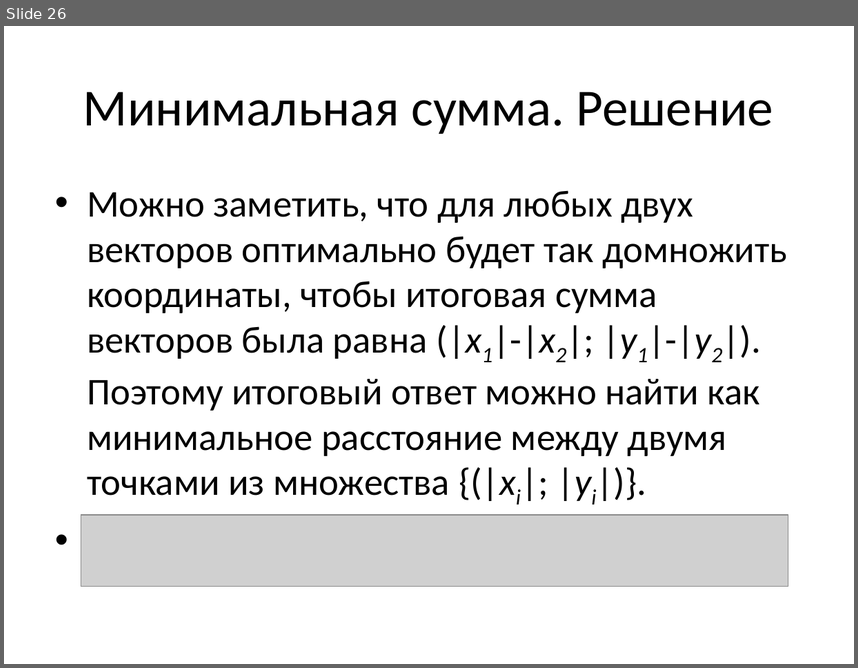
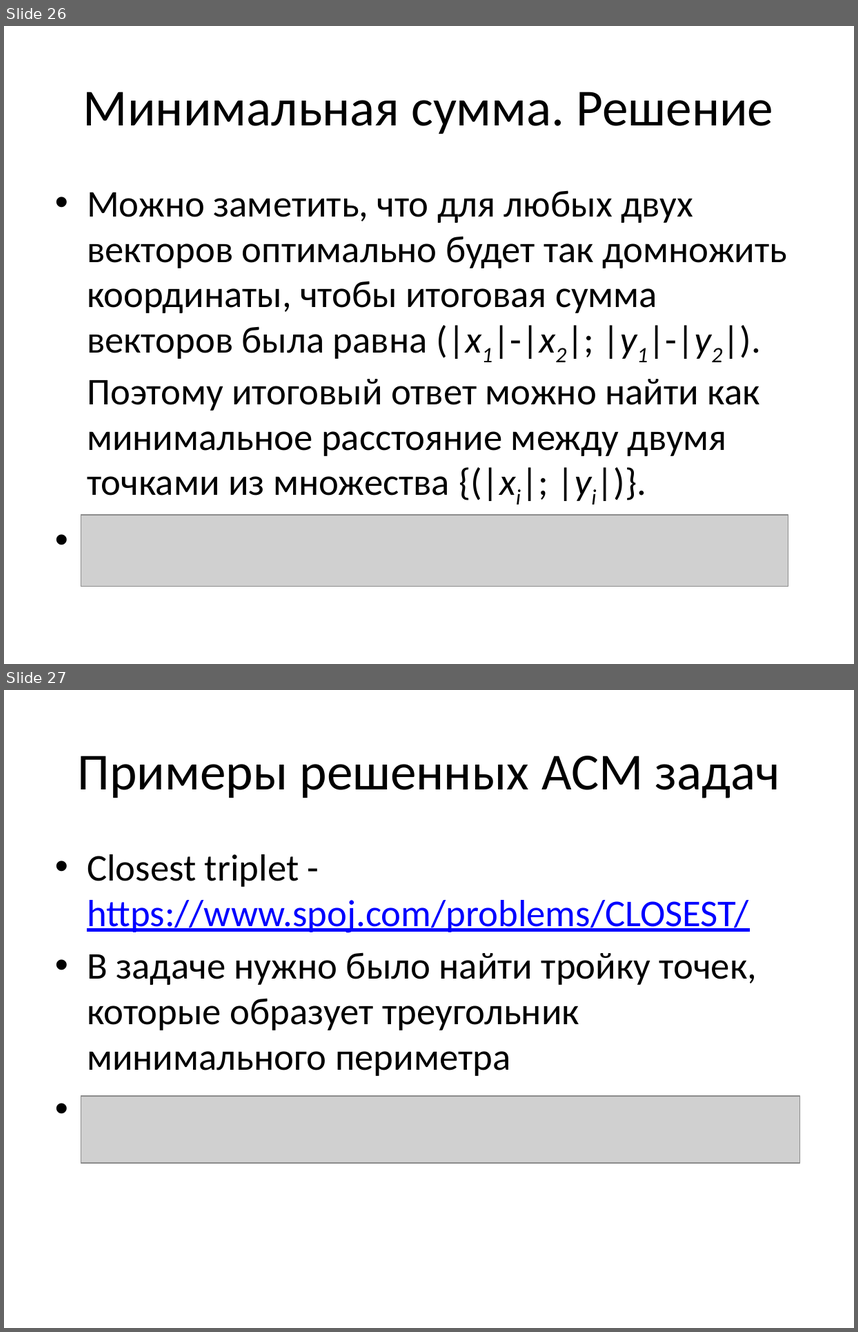
Before and after one commit to AsMaNick/3dClosestPoints, a slide deck: Presentation.pptx. Shown one above the other, each under a label of ours: slide 26 before the commit, slides 26 and 27 after it. The pictures are 858x668 and 858x1332 pixels, drawn with LibreOffice and Linux fonts; fonts in the diff are those of the drawing; grey boxes stand for pictures. Boxes give left, top, right and bottom in pixels: in the first picture for what was removed or moved away, otherwise in the second. Text is boxed around its words. In the diff, an @@ line names an element or a change of style, - is before the commit and + after.

```diff
--- a/Presentation.pptx
+++ b/Presentation.pptx
@@ slide 27 added at <box>4,690,854,1328</box>, background #FFFFFF @@
@@ title added at <box>78,756,780,798</box>, 44 pt, text #000000 @@
+Примеры решенных ACM задач
@@ text added at <box>87,854,757,1096</box>, 32 pt, text #000000 @@
+• Closest triplet - https://www.spoj.com/problems/CLOSEST/
+• В задаче нужно было найти тройку точек, которые образует треугольник минимального периметра
+• й
@@ picture added at <box>81,1096,800,1163</box> @@
```
Also in this commit, not shown: 1 other file.
